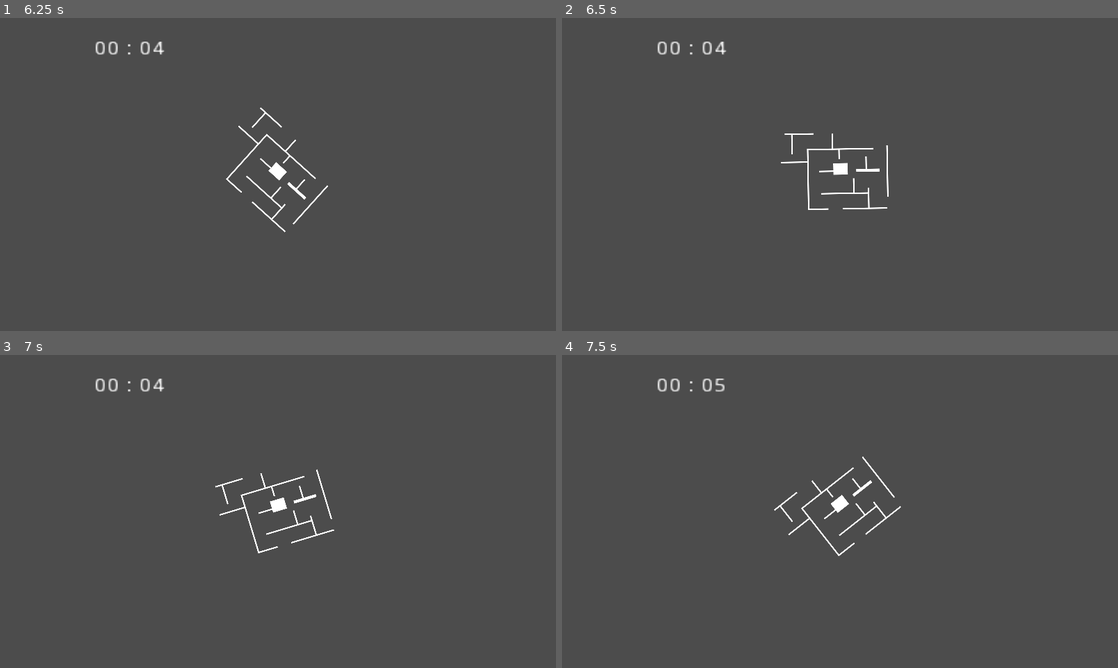
Above: before the commit, frames 1-4 (two rows, left to right).
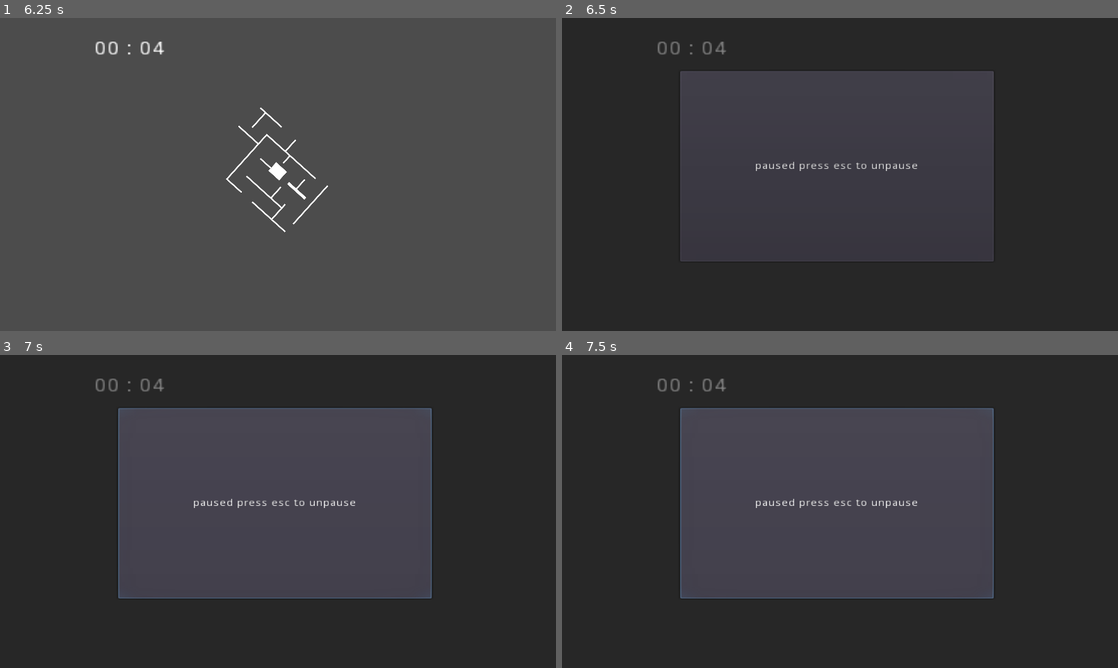
Above: after the commit, the same moments.

Repository: dante-ventura/scorespace-jam-game
Game: Godot game, scene res://scenes/HomeBase.tscn
The game is run twice, just before and just after one commit, with the same random seed, the same clock (stepped at 60 frames per second) and the same inputs.
Inputs (mouse positions are in pixels of both pictures, inside the frame that each line leads up to):
- Up to frame 1 (6.25 s): click "option" at 0.5 s; click "go back" at 1.25 s; click "leaderboard" at 2 s; tap Enter at 2.75 s; hold Right (gameplay_rotate_right) 2.78-3.53 s; hold Left (gameplay_rotate_left) 3.53-4.28 s; hold Right (gameplay_rotate_right) 4.28-5.78 s; hold Left (gameplay_rotate_left) from 5.78 s (still down)
- Up to frame 2 (6.5 s): keep holding Left (gameplay_rotate_left); tap Escape (gameplay_pause, bound only after the commit) at 6.4 s
- Up to frame 3 (7 s): release Left (gameplay_rotate_left) at 6.5 s; click (272, 502) at 6.5 s, where only the run after the commit has a clickable "paused press esc to unpause"
- Up to frame 4 (7.5 s): hold Left (gameplay_rotate_left) from 7.28 s (still down)

Frame 1 is identical in both runs. In frame 2, 66% of the frame differs, in the area x 0-100%, y 0-100%; in frame 3, 67%; in frame 4, 67%.

Commit message:
adding pause

Diff:
--- a/project.godot
+++ b/project.godot
@@ -41,6 +41,11 @@
 , Object(InputEventKey,"resource_local_to_scene":false,"resource_name":"","device":0,"alt":false,"shift":false,"control":false,"meta":false,"command":false,"pressed":false,"scancode":0,"physical_scancode":65,"unicode":0,"echo":false,"script":null)
  ]
 }
+gameplay_pause={
+"deadzone": 0.5,
+"events": [ Object(InputEventKey,"resource_local_to_scene":false,"resource_name":"","device":0,"alt":false,"shift":false,"control":false,"meta":false,"command":false,"pressed":false,"scancode":0,"physical_scancode":16777217,"unicode":0,"echo":false,"script":null)
+ ]
+}
 
 [physics]
 
--- a/scenes/GameScene.tscn
+++ b/scenes/GameScene.tscn
@@ -1,7 +1,8 @@
-[gd_scene load_steps=3 format=2]
+[gd_scene load_steps=4 format=2]
 
 [ext_resource path="res://scenes/MazePrototype.tscn" type="PackedScene" id=1]
-[ext_resource path="res://Timer.gd" type="Script" id=2]
+[ext_resource path="res://scripts/Timer.gd" type="Script" id=2]
+[ext_resource path="res://scripts/Pause.gd" type="Script" id=3]
 
 [node name="GameScene" type="Node2D"]
 
@@ -15,3 +16,26 @@
 margin_bottom = 107.0
 rect_scale = Vector2( 5.54332, 4.61885 )
 script = ExtResource( 2 )
+
+[node name="CanvasLayer" type="CanvasLayer" parent="."]
+layer = 50
+
+[node name="Pause" type="Control" parent="CanvasLayer"]
+pause_mode = 2
+visible = false
+margin_right = 1920.0
+margin_bottom = 1080.0
+script = ExtResource( 3 )
+
+[node name="Background" type="ColorRect" parent="CanvasLayer/Pause"]
+anchor_right = 1.0
+anchor_bottom = 1.0
+color = Color( 0, 0, 0, 0.486275 )
+
+[node name="Button" type="Button" parent="CanvasLayer/Pause"]
+margin_left = 408.0
+margin_top = 183.0
+margin_right = 765.0
+margin_bottom = 467.0
+rect_scale = Vector2( 3.03456, 2.31517 )
+text = "paused press esc to unpause"
--- /dev/null
+++ b/scripts/Pause.gd
@@ -0,0 +1,7 @@
+extends Control
+
+func _input(event):
+	if event.is_action_pressed("gameplay_pause"):
+		var new_pause_state = not get_tree().paused
+		get_tree().paused = not get_tree().paused
+		visible = new_pause_state
--- a/scripts/SettingsScene.gd
+++ b/scripts/SettingsScene.gd
@@ -3,6 +3,11 @@
 func _on_MusicSlider_value_changed(_value):
 # warning-ignore:return_value_discarded
 	pass # Replace with function body.
+
+
+func _input(event):
+	if event.is_action_pressed("gameplay_pause"):
+		get_tree().change_scene("res://scenes/HomeBase.tscn")
 
 
 func _on_SfxSlider_value_changed(_value):
Renamed: Timer.gd -> scripts/Timer.gd
